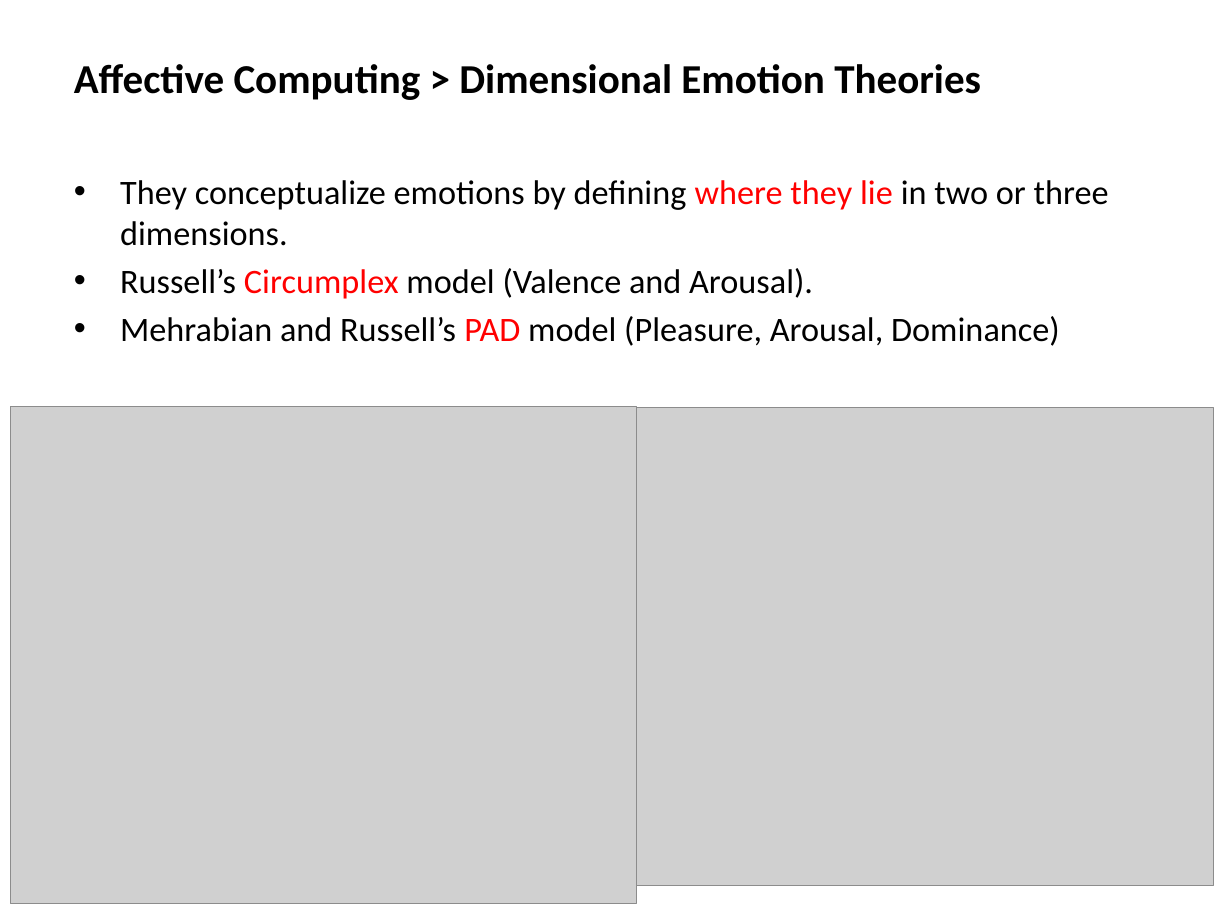
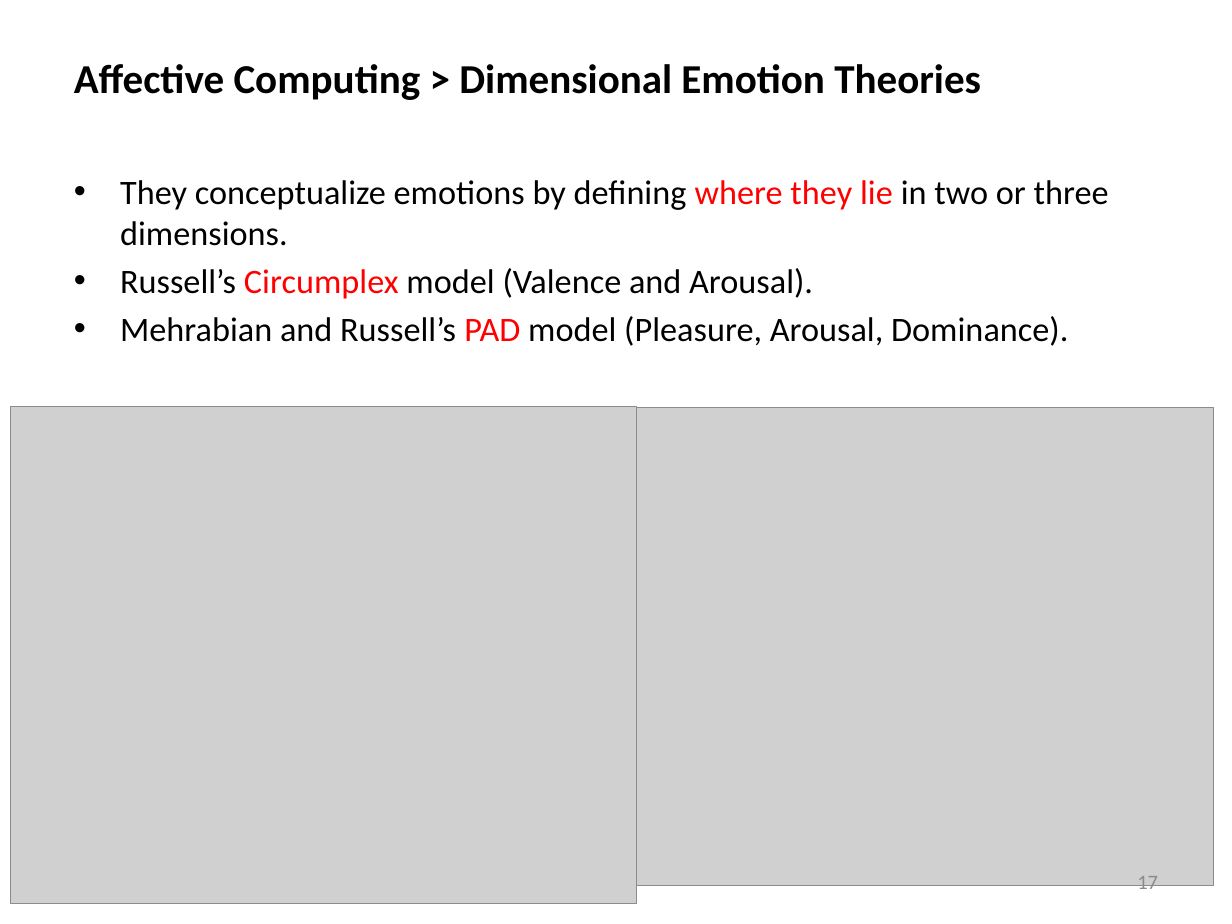
Before and after one commit to mshayganfar/CompExam1, a slide deck: slide 17 of presentation/PhD-comprehensive-exam-2.pptx (slide 18 before the commit). Drawn at 1232x924 pixels with LibreOffice and Linux fonts; fonts in the diff are those of the drawing; grey boxes stand for pictures. Boxes give left, top, right and bottom in pixels: in the first picture for what was removed or moved away, otherwise in the second. Text is boxed around its words. In the diff, an @@ line names an element or a change of style, - is before the commit and + after.

Commit message:
Finished Presentations.

```diff
--- a/presentation/PhD-comprehensive-exam-2.pptx
+++ b/presentation/PhD-comprehensive-exam-2.pptx
@@ text at box(120, 316, 1068, 346): text changed @@
-• Mehrabian and Russell’s PAD model (Pleasure, Arousal, Dominance)
+• Mehrabian and Russell’s PAD model (Pleasure, Arousal, Dominance).
@@ page number added at box(1137, 876, 1158, 895), 12 pt, text #8C8C8C @@
+17
```
Also in this commit, not shown: 41 other slides changed, 1 slide added, 1 slide removed, 4 other files.
